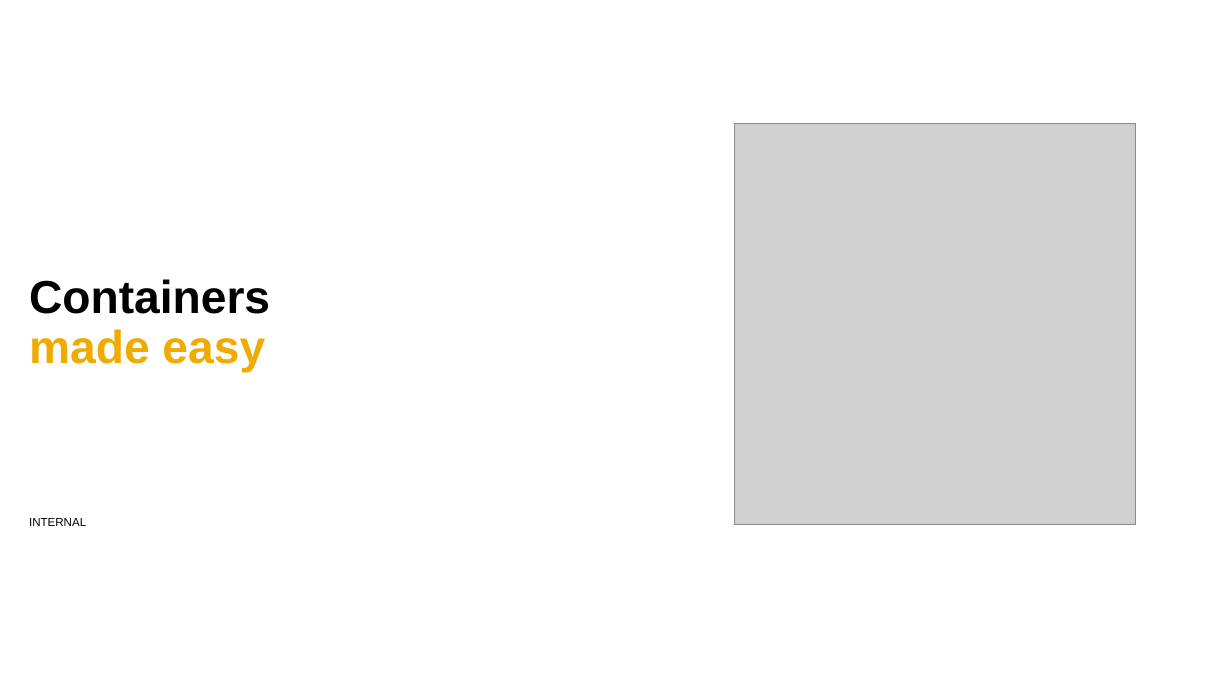
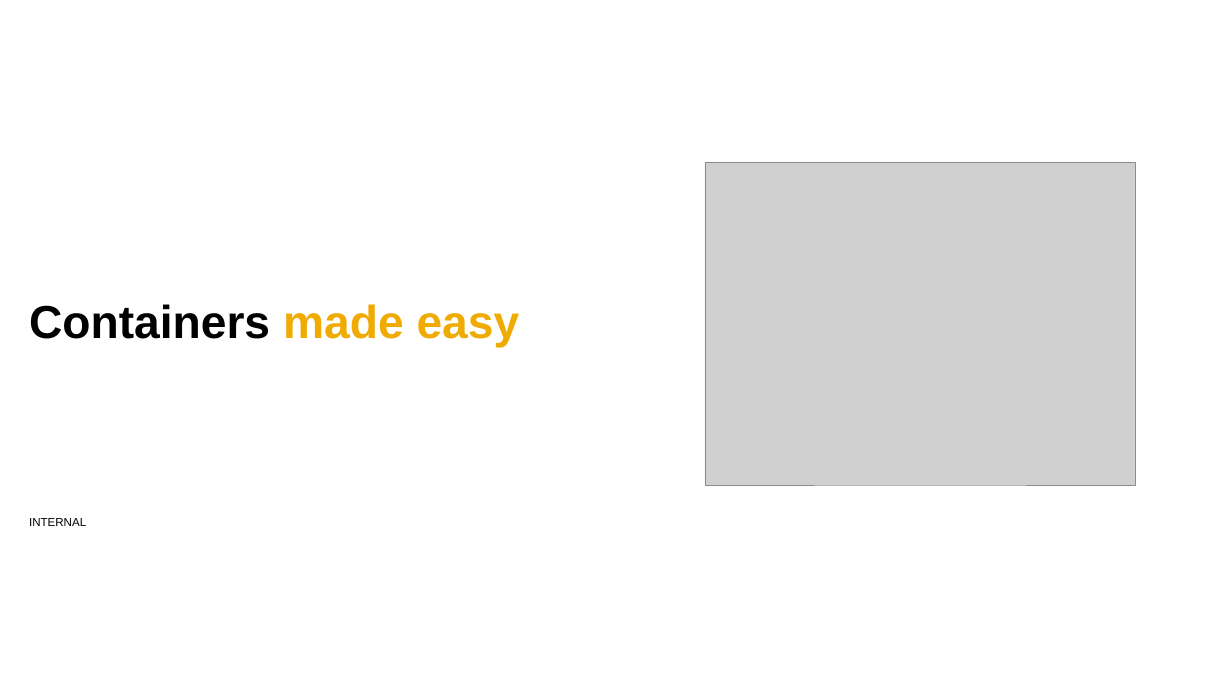
Before and after one commit to cuijiyao01/docker-k8s-training, a slide deck: slide 10 of docker/02_Members_of_docker_universe.pptx. Drawn at 1232x693 pixels with LibreOffice and Linux fonts; fonts in the diff are those of the drawing; grey boxes stand for pictures; background and template pictures are left out. Boxes give left, top, right and bottom in pixels: in the first picture for what was removed or moved away, otherwise in the second. Text is boxed around its words. In the diff, an @@ line names an element or a change of style, - is before the commit and + after.

```diff
--- a/docker/02_Members_of_docker_universe.pptx
+++ b/docker/02_Members_of_docker_universe.pptx
@@ picture: place and size @@
-picture at <box>734,123,1135,524</box>
+picture at <box>705,163,1135,485</box>
@@ text "Containers made easy" at <box>29,304,520,348</box>: vertical alignment top to middle @@
@@ text at <box>29,304,520,348</box>: text changed @@
-Containers
-made easy
+Containers made easy
```
Also in this commit, not shown: 1 other slide changed, 1 other file.
